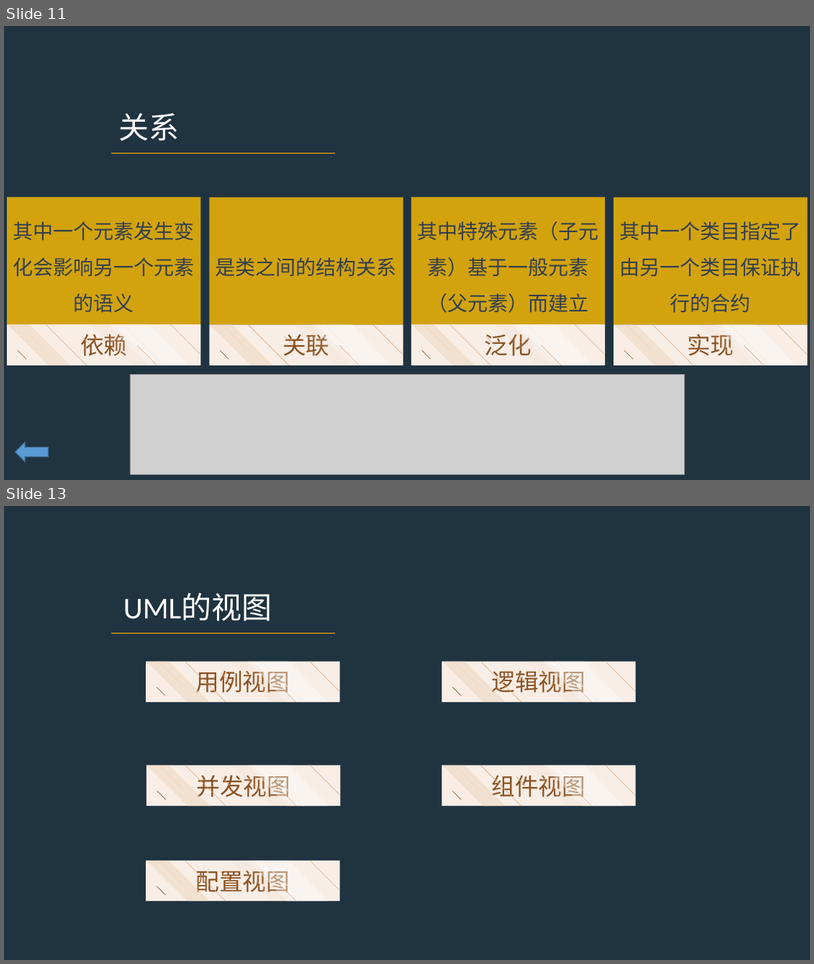
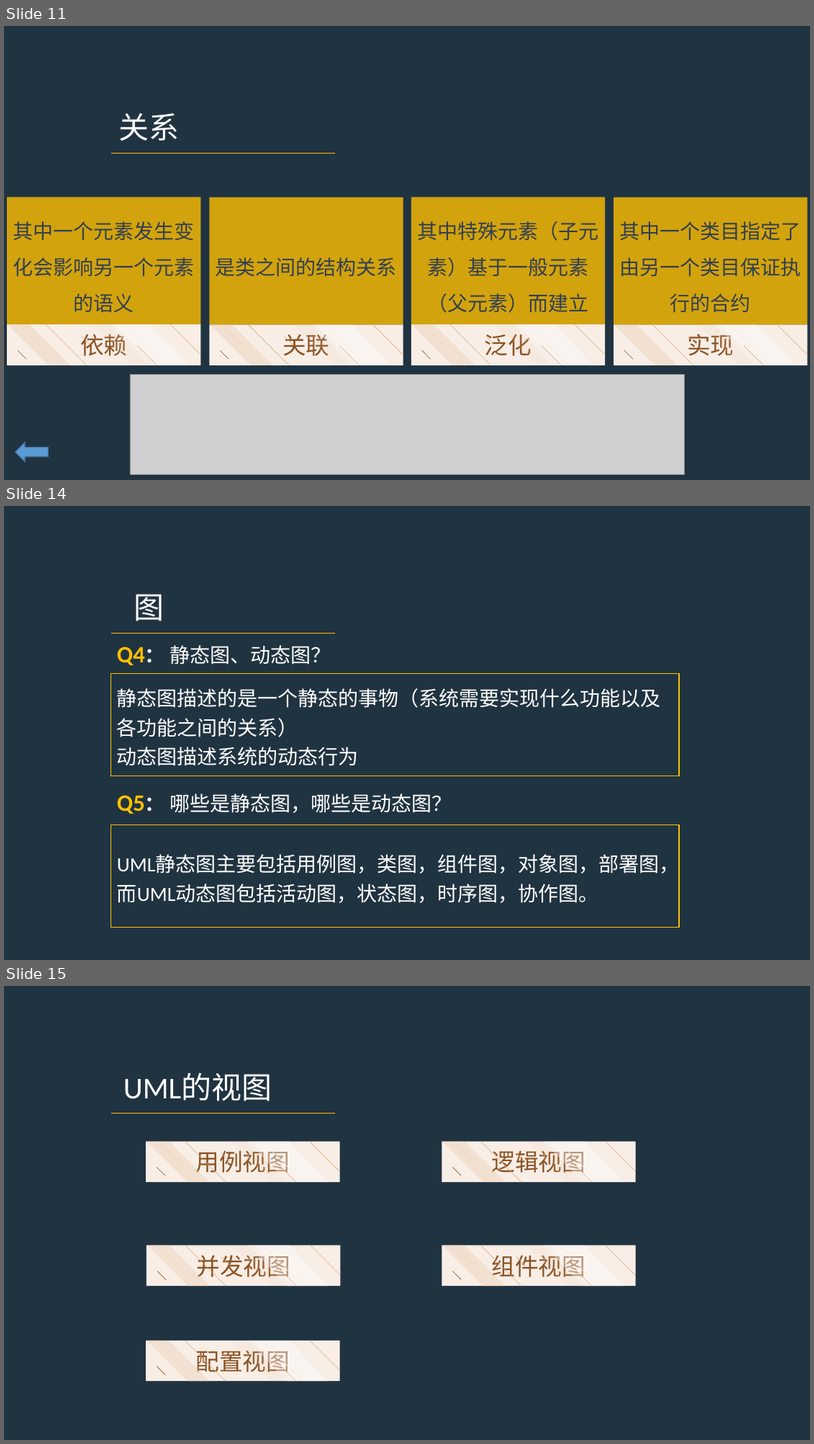
Before and after one commit to PRD2017-G07/G07-teamwork, a slide deck: 0PPT/UML概述.pptx. Shown one above the other, each under a label of ours: slides 11 and 13 before the commit, slides 11, 14 and 15 after it; the slides between them are not shown. The pictures are 814x964 and 814x1444 pixels, drawn with LibreOffice and Linux fonts; fonts in the diff are those of the drawing; grey boxes stand for pictures. Boxes give left, top, right and bottom in pixels: in the first picture for what was removed or moved away, otherwise in the second. Text is boxed around its words. In the diff, an @@ line names an element or a change of style, - is before the commit and + after.

```diff
--- a/0PPT/UML概述.pptx
+++ b/0PPT/UML概述.pptx
@@ slide 14 added at [4,506,810,960], background #203341 @@
@@ text added at [134,594,165,621], 36 pt, text #FFFFFF @@
+图
@@ line added from (111, 633) to (335, 633), #FFC000 1 pt @@
@@ text added at [117,645,331,665], 24 pt, text #FFFFFF @@
+Q4： 静态图、动态图？
@@ rectangle added at [111,674,680,776], outline #FFC000 1 pt, 24 pt, text #FFFFFF @@
+静态图描述的是一个静态的事物（系统需要实现什么功能以及各功能之间的关系）
+动态图描述系统的动态行为
@@ text added at [117,793,452,813], 24 pt, text #FFFFFF @@
+Q5： 哪些是静态图，哪些是动态图？
@@ rectangle added at [111,825,680,927], outline #FFC000 1 pt, 24 pt, text #FFFFFF @@
+UML静态图主要包括用例图，类图，组件图，对象图，部署图，而UML动态图包括活动图，状态图，时序图，协作图。
@@ what was slide 13 is now slide 15 @@
```
Also in this commit, not shown: 1 slide changed, 1 other slide added.
